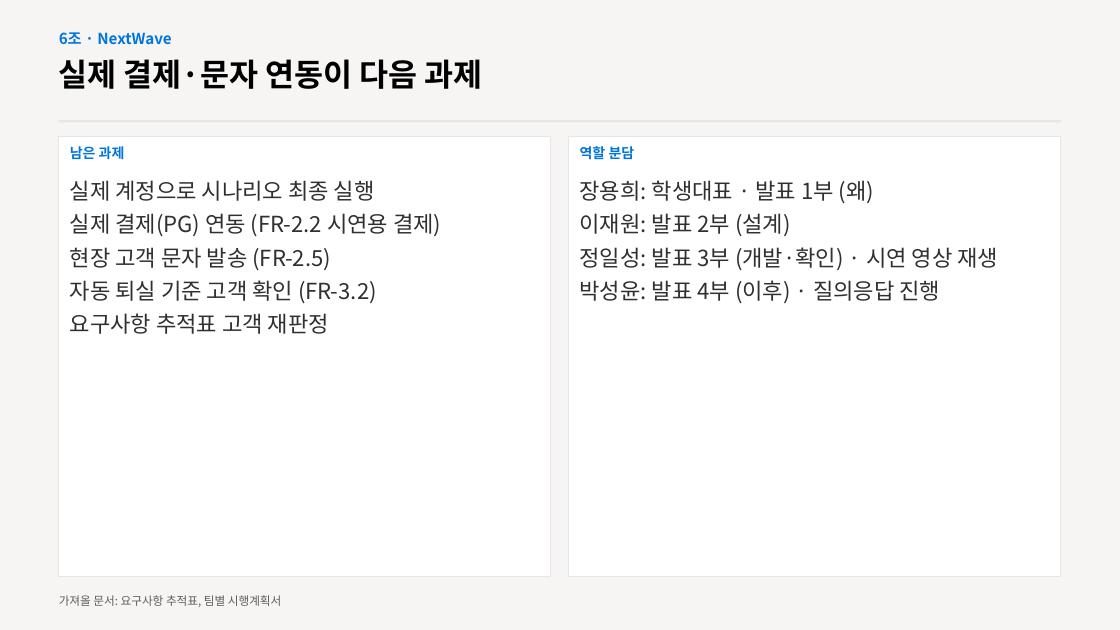
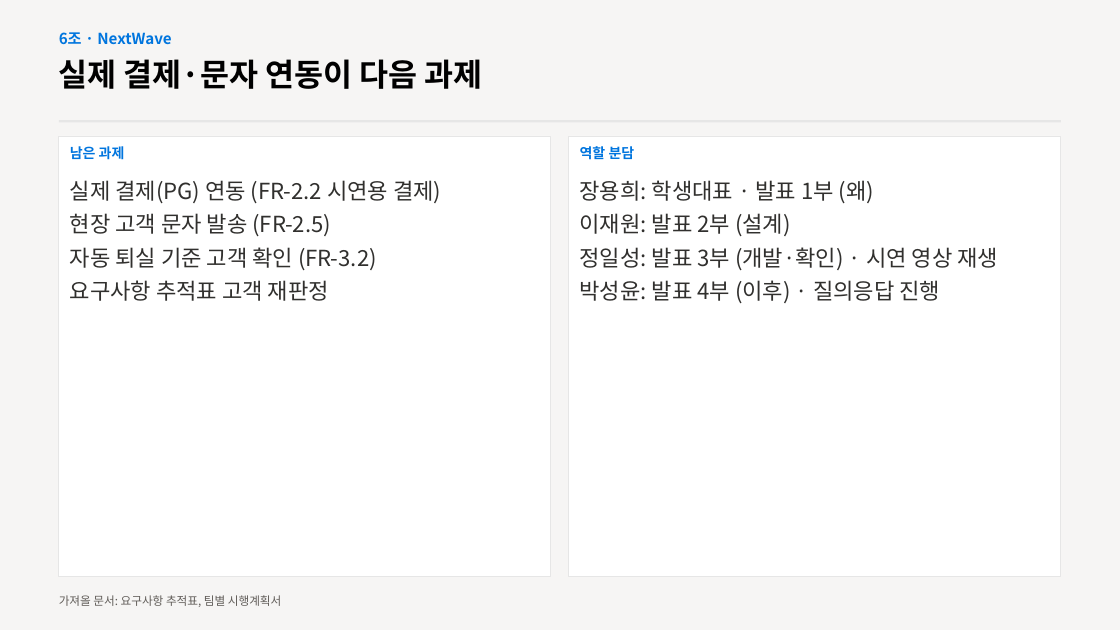
Before and after one commit to dlftjd6623-coder/nextwave, a slide deck: slide 14 of docs/발표자료_6조.pptx. Drawn at 1120x630 pixels with LibreOffice and Linux fonts; fonts in the diff are those of the drawing. Boxes give left, top, right and bottom in pixels: in the first picture for what was removed or moved away, otherwise in the second. Text is boxed around its words. In the diff, an @@ line names an element or a change of style, - is before the commit and + after.

```diff
--- a/docs/발표자료_6조.pptx
+++ b/docs/발표자료_6조.pptx
@@ text at <box>70,180,375,201</box>: paragraph removed @@
-실제 계정으로 시나리오 최종 실행
```
Also in this commit, not shown: 2 other slides changed.
